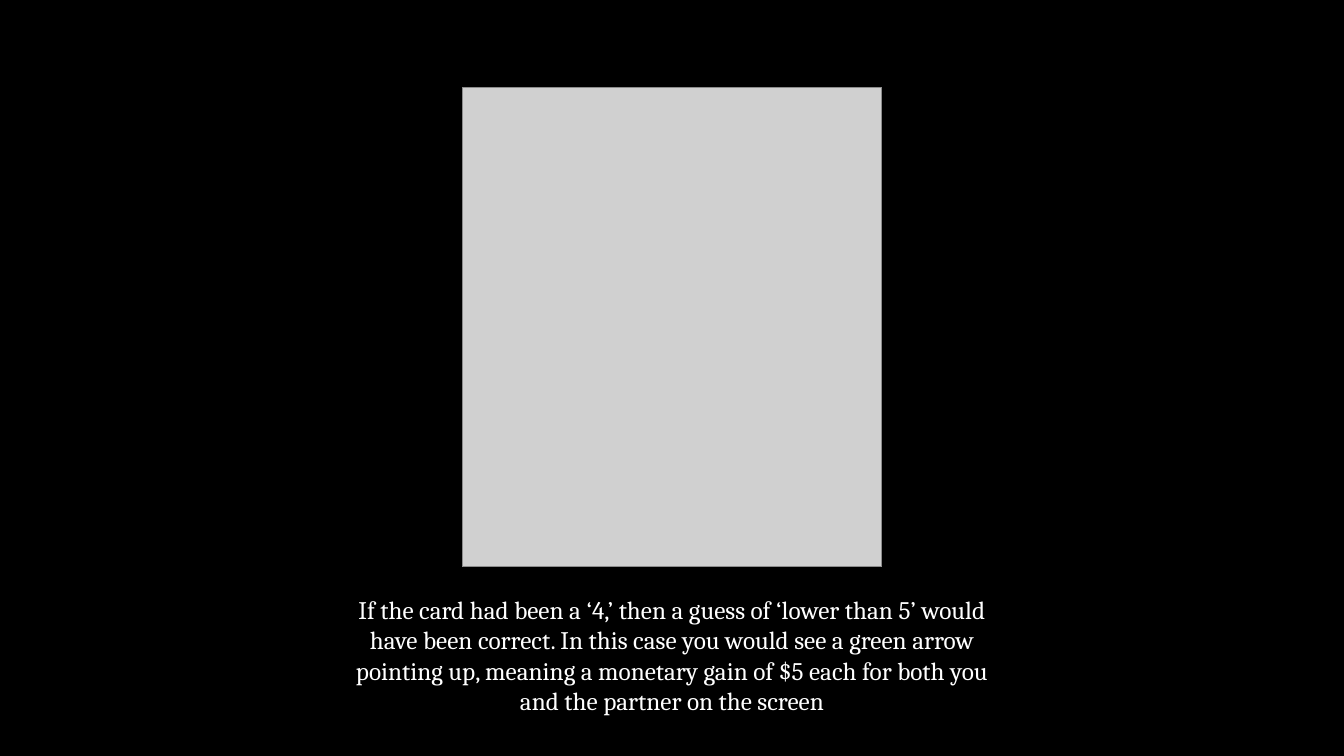
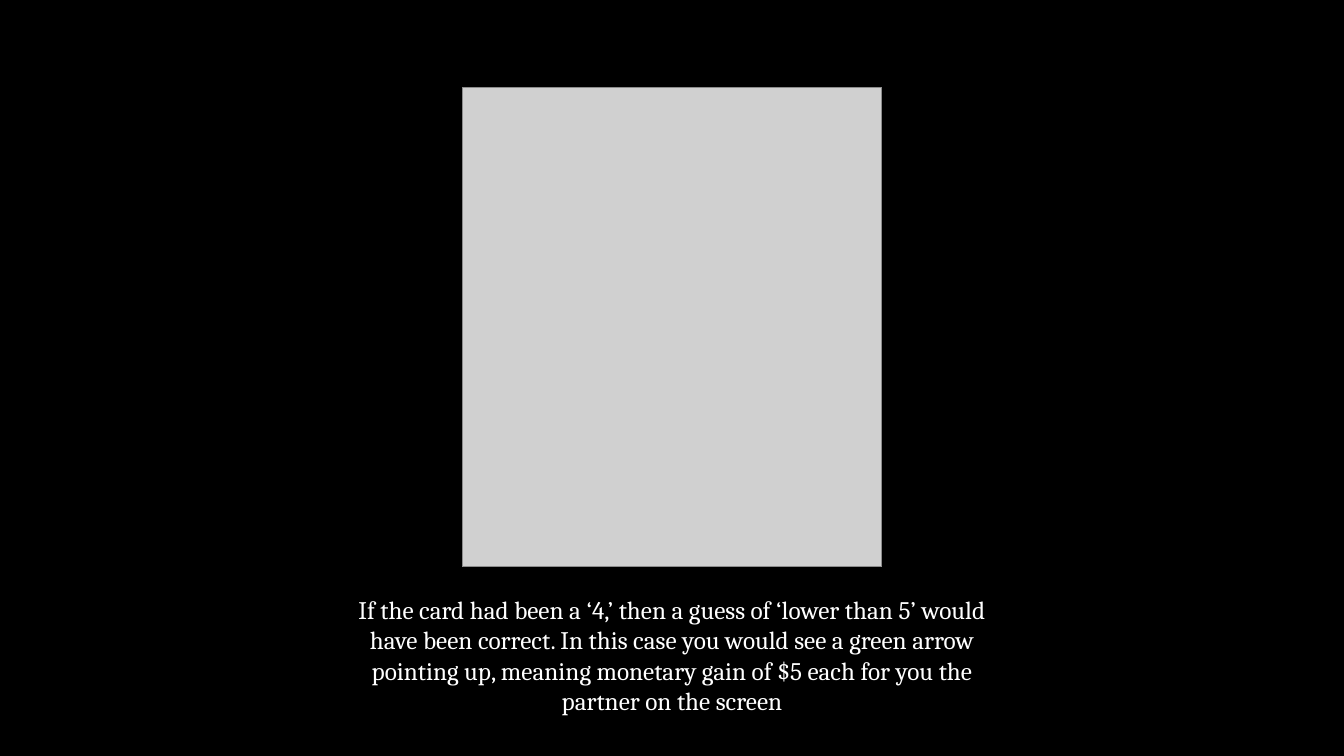
Before and after one commit to DVS-Lab/rf1-sequence-pilot, a slide deck: slide 9 of stimuli/Instructions.pptx. Drawn at 1344x756 pixels with LibreOffice and Linux fonts; fonts in the diff are those of the drawing; grey boxes stand for pictures. Boxes give left, top, right and bottom in pixels: in the first picture for what was removed or moved away, otherwise in the second. Text is boxed around its words. In the diff, an @@ line names an element or a change of style, - is before the commit and + after.

```diff
--- a/stimuli/Instructions.pptx
+++ b/stimuli/Instructions.pptx
@@ text at <box>358,601,986,716</box>: text changed @@
-If the card had been a ‘4,’ then a guess of ‘lower than 5’ would have been correct. In this case you would see a green arrow pointing up, meaning a monetary gain of $5 each for both you and the partner on the screen
+If the card had been a ‘4,’ then a guess of ‘lower than 5’ would have been correct. In this case you would see a green arrow pointing up, meaning monetary gain of $5 each for you the partner on the screen
```
Also in this commit, not shown: 1 other slide changed, 1 other file.
